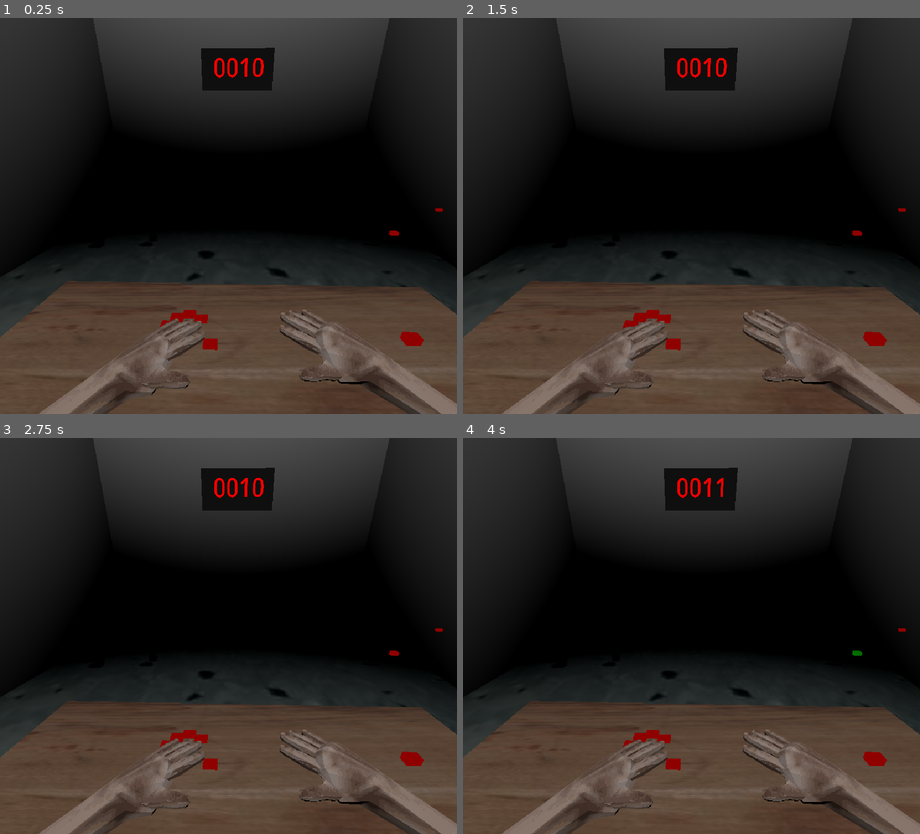
Above: before the commit, frames 1-4 (two rows, left to right).
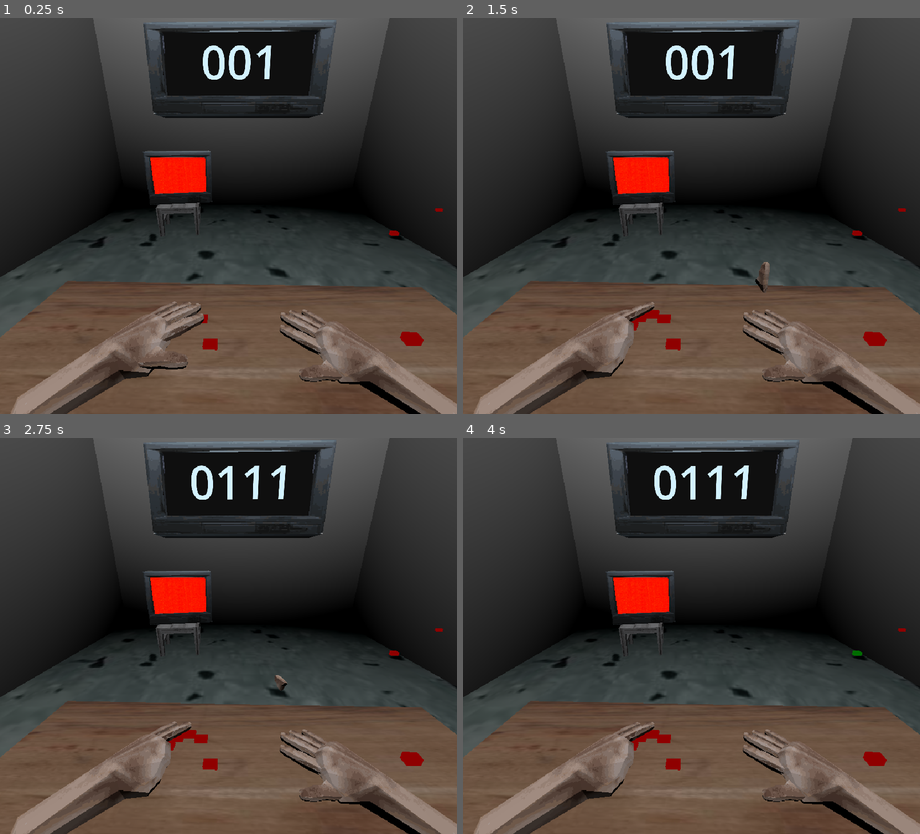
Above: after the commit, the same moments.

Repository: itaisinger/FingerGame
Game: Godot game, scene res://Scenes/Main/main.tscn
The game is run twice, just before and just after one commit, with the same random seed, the same clock (stepped at 60 frames per second) and the same inputs.
Inputs (mouse positions are in pixels of both pictures, inside the frame that each line leads up to):
- Up to frame 1 (0.25 s): no input
- Up to frame 2 (1.5 s): tap Enter at 0.5 s; move the mouse to (792, 196) at 0.52 s; hold Right (ui_right) 0.53-1.28 s; tap Q (Button_1) at 0.6, 1.35 s; click (792, 196) at 0.67 s; move the mouse to (600, 235) at 1.27 s; hold Left (ui_left) from 1.28 s (still down)
- Up to frame 3 (2.75 s): move the mouse to (274, 548) at 2.02 s; release Left (ui_left) at 2.03 s; hold Right (ui_right) from 2.03 s (still down); tap P (Button_10) at 2.1 s; tap Q (Button_1) at 2.3 s
- Up to frame 4 (4 s): move the mouse to (668, 715) at 2.77 s; tap W (Button_2) at 2.85 s; click (668, 715) at 2.92 s; tap Q (Button_1) at 3.05, 3.8 s; move the mouse to (828, 695) at 3.52 s; release Right (ui_right) at 3.53 s; hold Left (ui_left) from 3.53 s (still down); tap E (Button_3) at 3.6 s

The runs differ from the first frame. In frame 1, 44% of the frame differs, in the area x 0-100%, y 0-100%; in frame 2, 44%; in frame 3, 44%; in frame 4, 44%.

Commit message:
flying fingers 1
flying fingers 1

Diff:
--- a/finger-game/Scenes/FindPerson/find_person.tscn
+++ b/finger-game/Scenes/FindPerson/find_person.tscn
@@ -1,7 +1,7 @@
 [gd_scene format=3 uid="uid://dpwrvrr2dqc2c"]
 
 [ext_resource type="Script" uid="uid://cb748w6dlovnc" path="res://Scenes/FindPerson/find_person.gd" id="1_find_person"]
-[ext_resource type="Texture2D" uid="uid://ftipxhhcfxx3" path="res://PersonImages/NotPeople/dog.jpg" id="2_ammrq"]
+[ext_resource type="Texture2D" uid="uid://lftrxurof5wo" path="res://PersonImages/People/green_512x512.jpg" id="2_ammrq"]
 
 [node name="FindPerson" type="Node3D" unique_id=1705497192]
 script = ExtResource("1_find_person")
@@ -9,8 +9,4 @@
 notPeople = "res://PersonImages/NotPeople/"
 
 [node name="Sprite3D" type="Sprite3D" parent="." unique_id=1630388591]
-billboard = 1
 texture = ExtResource("2_ammrq")
-
-[node name="OmniLight3D" type="OmniLight3D" parent="." unique_id=950855364]
-light_energy = 5.375
--- a/finger-game/Scenes/HitTheMoleController/hit_the_mole_controller.gd
+++ b/finger-game/Scenes/HitTheMoleController/hit_the_mole_controller.gd
@@ -59,7 +59,6 @@
 
 func press_button(button_number: int) -> void:
 	var index := button_number - 1
-
 	if active_buttons[index] == 1:
 		active_buttons[index] = 0
 		button_timers[index].stop()
--- a/finger-game/Scenes/Main/main.tscn
+++ b/finger-game/Scenes/Main/main.tscn
@@ -2,7 +2,6 @@
 
 [ext_resource type="Script" uid="uid://dopwjndwmn03i" path="res://Scenes/Main/main.gd" id="1_main"]
 [ext_resource type="PackedScene" uid="uid://c0bb3qk3isyu4" path="res://Scenes/Hourglass/hourglass.tscn" id="2_5yls4"]
-[ext_resource type="PackedScene" uid="uid://dpwrvrr2dqc2c" path="res://Scenes/FindPerson/find_person.tscn" id="3_p6jpk"]
 [ext_resource type="PackedScene" uid="uid://w7b1435udr6y" path="res://Scenes/HitTheMoleController/hit_the_mole_controller.tscn" id="4_2a143"]
 [ext_resource type="PackedScene" uid="uid://btenx7jvn4urc" path="res://Scenes/MyRunner/itai_runner.tscn" id="5_p6jpk"]
 [ext_resource type="PackedScene" uid="uid://bpl2wns1xcgbv" path="res://Scenes/Button/Button.tscn" id="6_2a143"]
@@ -10,13 +9,19 @@
 [ext_resource type="Texture2D" uid="uid://depvgeexxvrb7" path="res://Placeholderss/Floor.jpg" id="7_imbg2"]
 [ext_resource type="PackedScene" uid="uid://ccdv0tkot24ta" path="res://Scenes/itai stuff/hand.tscn" id="7_xlvfx"]
 [ext_resource type="PackedScene" uid="uid://ktx8eb0n0hdu" path="res://Scenes/itai stuff/handR.tscn" id="9_hryqi"]
+[ext_resource type="PackedScene" uid="uid://blg2aa8koac0h" path="res://Scenes/TV_WithGame/tv_with_game.tscn" id="11_4e4y2"]
 [ext_resource type="PackedScene" uid="uid://bsvatjaf1r0iu" path="res://Scenes/PermutationScreen/permutation_screen.tscn" id="11_hfg1r"]
+[ext_resource type="PackedScene" uid="uid://bii8oc2j82sxm" path="res://Scenes/TV_With_Permutations/tv_with_permutations.tscn" id="12_4e4y2"]
+[ext_resource type="PackedScene" uid="uid://c4p8jjrr852hh" path="res://assets/chair.glb" id="13_6t3k2"]
 
 [sub_resource type="StandardMaterial3D" id="StandardMaterial3D_hryqi"]
 albedo_texture = ExtResource("6_y3v7k")
 
 [sub_resource type="BoxMesh" id="BoxMesh_t2cyj"]
 size = Vector3(3, 0.1, 1)
+
+[sub_resource type="BoxShape3D" id="BoxShape3D_t2cyj"]
+size = Vector3(3, 1, 1)
 
 [sub_resource type="StandardMaterial3D" id="StandardMaterial3D_hfg1r"]
 albedo_texture = ExtResource("7_imbg2")
@@ -34,10 +39,6 @@
 script = ExtResource("1_main")
 
 [node name="Hourglass" parent="." unique_id=2108876289 instance=ExtResource("2_5yls4")]
-
-[node name="FindPerson" parent="." unique_id=1705497192 instance=ExtResource("3_p6jpk")]
-transform = Transform3D(20, 0, 0, 0, 20, 0, 0, 0, 20, -8.577332, 45.857452, -75.06557)
-round_duration = 5.0
 
 [node name="HitTheMoleController" parent="." unique_id=295308992 instance=ExtResource("4_2a143")]
 transform = Transform3D(1, 0, 0, 0, 1, 0, 0, 0, 1, 0, 0.5, 0)
@@ -69,13 +70,19 @@
 material_override = SubResource("StandardMaterial3D_hryqi")
 mesh = SubResource("BoxMesh_t2cyj")
 
-[node name="Floor" type="MeshInstance3D" parent="Room" unique_id=1745832363]
-transform = Transform3D(1, 0, 0, 0, 1, 0, 0, 0, 1, 0, -1, 0)
+[node name="tableBody" type="StaticBody3D" parent="Room" unique_id=654182915]
+
+[node name="CollisionShape3D" type="CollisionShape3D" parent="Room/tableBody" unique_id=1392744295]
+transform = Transform3D(1, 0, 0, 0, 0.11123639, 0, 0, 0, 1, 0.014953613, 0.41917714, 0)
+shape = SubResource("BoxShape3D_t2cyj")
+
+[node name="Floor2" type="MeshInstance3D" parent="Room" unique_id=2020271787]
+transform = Transform3D(1, 0, 0, 0, 1, 0, 0, 0, 1, 0, 6.0620513, 0)
 material_override = SubResource("StandardMaterial3D_hfg1r")
 mesh = SubResource("BoxMesh_p6jpk")
 
-[node name="Floor2" type="MeshInstance3D" parent="Room" unique_id=2020271787]
-transform = Transform3D(1, 0, 0, 0, 1, 0, 0, 0, 1, 0, 6.0620513, 0)
+[node name="Floor" type="MeshInstance3D" parent="Room" unique_id=1745832363]
+transform = Transform3D(1, 0, 0, 0, 1, 0, 0, 0, 1, 0, -1, 0)
 material_override = SubResource("StandardMaterial3D_hfg1r")
 mesh = SubResource("BoxMesh_p6jpk")
 
@@ -104,7 +111,9 @@
 transform = Transform3D(1, 0, 0, 0, 1, 0, 0, 0, 1, -0.49057582, 0.47, -0.07047111)
 
 [node name="Hand" parent="." unique_id=166837078 instance=ExtResource("7_xlvfx")]
-transform = Transform3D(0.042505953, 0.86555195, -0.830068, 1.1767551, -0.19021095, -0.13808309, -0.23117183, -0.8090978, -0.85552335, -0.5010772, 0.6, 0.2)
+transform = Transform3D(0.042505953, 0.86555195, -0.830068, 1.1767551, -0.19021095, -0.13808309, -0.23117183, -0.8090978, -0.85552335, -0.5010772, 0.736068, 0.2)
+throw_vector = Vector3(0.01, 0.3, 0.01)
+throw_speed = 4.0
 
 [node name="hand palm" parent="Hand" index="0" unique_id=116127469]
 transform = Transform3D(1, 1.4901161e-08, 0, 0, 0.99999994, -2.9802322e-08, -1.4901161e-08, -5.9604645e-08, 1, -0.026261032, 0.004244864, 0.0030815303)
@@ -113,7 +122,7 @@
 transform = Transform3D(-4.2803947e-08, -0.9792403, -0.69360554, 1.2000002, -5.2453675e-08, 2.5208073e-15, -3.031846e-08, -0.69360554, 0.9792403, 0.5077291, 0.6103209, 0.16141851)
 
 [node name="OmniLight3D" type="OmniLight3D" parent="." unique_id=876399380]
-transform = Transform3D(1, 0, 0, 0, 1, 0, 0, 0, 1, 0, 13.015629, 4.8964443)
+transform = Transform3D(1, 0, 0, 0, 1, 0, 0, 0, 1, 0, 13.015629, 2.6727896)
 light_energy = 16.0
 light_indirect_energy = 16.0
 omni_range = 16.292
@@ -128,6 +137,16 @@
 
 [node name="PermutationScreen" parent="." unique_id=1958407118 instance=ExtResource("11_hfg1r")]
 transform = Transform3D(1, 0, 0, 0, -4.371139e-08, -1, 0, 1, -4.371139e-08, 0, 3.4765153, -5.7790036)
+visible = false
+
+[node name="TV_WithGame" parent="." unique_id=2092431692 instance=ExtResource("11_4e4y2")]
+transform = Transform3D(0.25398755, 0, -1.172813, 0, 1.2, 0, 1.172813, 0, 0.25398755, -1.2187755, 0.37874234, -3.436286)
+
+[node name="chair2" parent="TV_WithGame" unique_id=1666695269 instance=ExtResource("13_6t3k2")]
+transform = Transform3D(0.99764305, 0, -0.06861739, 0, 1, 0, 0.06861739, 0, 0.99764305, 2.4789174, -0.5407518, -0.22571611)
+
+[node name="TV_WithPermutations" parent="." unique_id=682999096 instance=ExtResource("12_4e4y2")]
+transform = Transform3D(-8.742278e-08, 0, -3.8039358, 0, 2, 0, 2, 0, -1.6627531e-07, 0, 2.227273, -4.9701977)
 
 [editable path="HitTheMoleController"]
 [editable path="Hand"]
--- a/finger-game/Scenes/PermutationScreen/permutation_screen.tscn
+++ b/finger-game/Scenes/PermutationScreen/permutation_screen.tscn
@@ -28,7 +28,7 @@
 [node name="Label" type="Label" parent="SubViewport" unique_id=2037226617]
 offset_right = 40.0
 offset_bottom = 23.0
-theme_override_colors/font_color = Color(0.9764706, 0.06666667, 0, 1)
+theme_override_colors/font_color = Color(0.92044914, 0.97640556, 0.99909884, 1)
 theme_override_colors/font_outline_color = Color(0, 0, 0, 1)
 theme_override_font_sizes/font_size = 250
 text = "  0101
--- /dev/null
+++ b/finger-game/Scenes/TV_WithGame/tv_with_game.tscn
@@ -0,0 +1,9 @@
+[gd_scene format=3 uid="uid://blg2aa8koac0h"]
+
+[ext_resource type="PackedScene" uid="uid://bbm8qt0wstyon" path="res://assets/TV.glb" id="1_0wjk3"]
+[ext_resource type="PackedScene" uid="uid://dpwrvrr2dqc2c" path="res://Scenes/FindPerson/find_person.tscn" id="2_sh4gy"]
+
+[node name="TV_WithGame" unique_id=2092431692 instance=ExtResource("1_0wjk3")]
+
+[node name="FindPerson" parent="." index="1" unique_id=1705497192 instance=ExtResource("2_sh4gy")]
+transform = Transform3D(0.0010689723, 0, -0.9925901, 0, 0.12213867, 0, 0.16975491, 0, 0.0062504904, 0.2431708, 0.46401036, 0)
--- /dev/null
+++ b/finger-game/Scenes/TV_With_Permutations/tv_with_permutations.tscn
@@ -0,0 +1,9 @@
+[gd_scene format=3 uid="uid://bii8oc2j82sxm"]
+
+[ext_resource type="PackedScene" uid="uid://bbm8qt0wstyon" path="res://assets/TV.glb" id="1_ta7m2"]
+[ext_resource type="PackedScene" uid="uid://bsvatjaf1r0iu" path="res://Scenes/PermutationScreen/permutation_screen.tscn" id="2_3ag66"]
+
+[node name="TV_WithPermutations" unique_id=2092431692 instance=ExtResource("1_ta7m2")]
+
+[node name="PermutationScreen" parent="." index="1" unique_id=1958407118 instance=ExtResource("2_3ag66")]
+transform = Transform3D(-1.8585808e-08, 0.9999999, -3.0099315e-08, 0, -4.3711385e-08, -0.6885921, -0.42519373, -4.3711385e-08, 1.3156828e-15, 0.24765325, 0.46964347, 0)
--- a/finger-game/Scenes/itai stuff/hand.tscn
+++ b/finger-game/Scenes/itai stuff/hand.tscn
@@ -11,15 +11,81 @@
 [sub_resource type="GDScript" id="GDScript_7aret"]
 script/source = "extends Node3D
 
-
-# Called when the node enters the scene tree for the first time.
-func _ready() -> void:
-	pass # Replace with function body.
+@export var throw_vector: Vector3 = Vector3(0.0, -1.0, 0.0)
+@export var throw_speed: float = 3.0
+@export var flip_speed: float = 18.0
 
 
-# Called every frame. 'delta' is the elapsed time since the previous frame.
-func _process(delta: float) -> void:
-	pass
+func _process(_delta: float) -> void:
+	if Input.is_action_just_pressed(\"Button_1\"):
+		cut_finger(1)
+		cut_finger(2)
+		cut_finger(3)
+
+
+func cut_finger(i: int) -> void:
+	var finger := get_node_or_null(\"finger %d\" % i) as Node3D
+
+	if finger == null:
+		print(\"Finger %d was not found.\" % i)
+		return
+
+	if finger.get_meta(\"cut\", false):
+		print(\"Finger %d was already cut.\" % i)
+		return
+
+	if throw_vector.is_zero_approx():
+		push_warning(\"throw_vector cannot be zero.\")
+		return
+
+	finger.set_meta(\"cut\", true)
+
+	var saved_transform := finger.global_transform
+
+	var body := RigidBody3D.new()
+	get_tree().current_scene.add_child(body)
+
+	body.global_transform = saved_transform
+	body.mass = 0.2
+	body.continuous_cd = true
+	body.can_sleep = false
+
+	finger.reparent(body, true)
+
+	var collider := CollisionShape3D.new()
+	var shape := CapsuleShape3D.new()
+
+	shape.radius = 0.08
+	shape.height = 0.5
+
+	collider.shape = shape
+	collider.rotation_degrees.z = 90.0
+	body.add_child(collider)
+
+	# Converts the exported local vector into a world-space direction.
+	var throw_direction := (
+		global_transform.basis * throw_vector.normalized()
+	).normalized()
+
+	# Creates an end-over-end flipping axis perpendicular to the throw.
+	var flip_axis := Vector3.UP.cross(throw_direction).normalized()
+
+	# Fallback when throwing almost directly upward or downward.
+	if flip_axis.is_zero_approx():
+		flip_axis = body.global_transform.basis.x.normalized()
+
+	body.linear_velocity = throw_direction * throw_speed
+	body.angular_velocity = flip_axis * flip_speed
+
+	print(
+		\"Finger %d | throw: %s | flip axis: %s | velocity: %s\"
+		% [
+			i,
+			throw_direction,
+			flip_axis,
+			body.linear_velocity
+		]
+	)
 "
 
 [node name="Hand" type="Node3D" unique_id=166837078]
Binary file removed: finger-game/PersonImages/NotPeople/dog.jpg
Binary file removed: finger-game/PersonImages/NotPeople/dog2.jpg
Not shown, removed: finger-game/PersonImages/NotPeople/dog2.jpg.import
Binary file removed: finger-game/PersonImages/NotPeople/dog3.jpg
Not shown, removed: finger-game/PersonImages/NotPeople/dog3.jpg.import
Binary file added: finger-game/PersonImages/NotPeople/red_512x512.jpg
Not shown, changed: finger-game/PersonImages/NotPeople/red_512x512.jpg.import
Binary file added: finger-game/PersonImages/People/green_512x512.jpg
Not shown, changed: finger-game/PersonImages/People/green_512x512.jpg.import
Binary file removed: finger-game/PersonImages/People/person1.jpg
Not shown, removed: finger-game/PersonImages/People/person1.jpg.import
Binary file removed: finger-game/PersonImages/People/person2.jpg
(and 2 more such lines)
